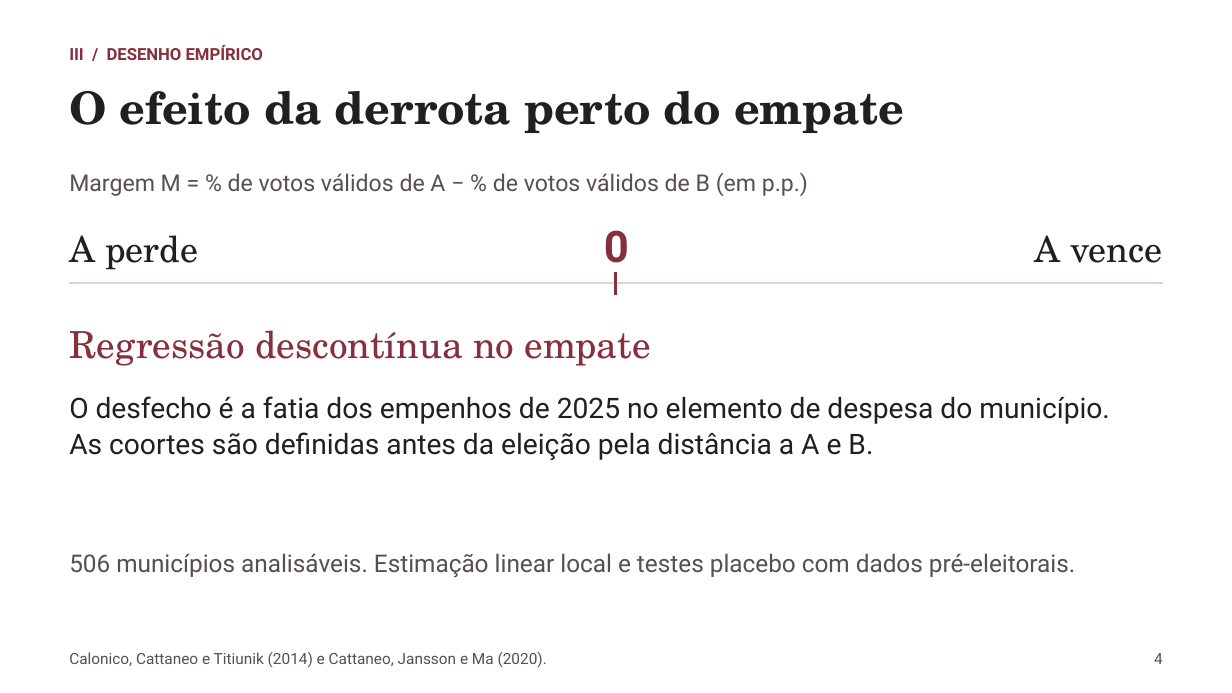
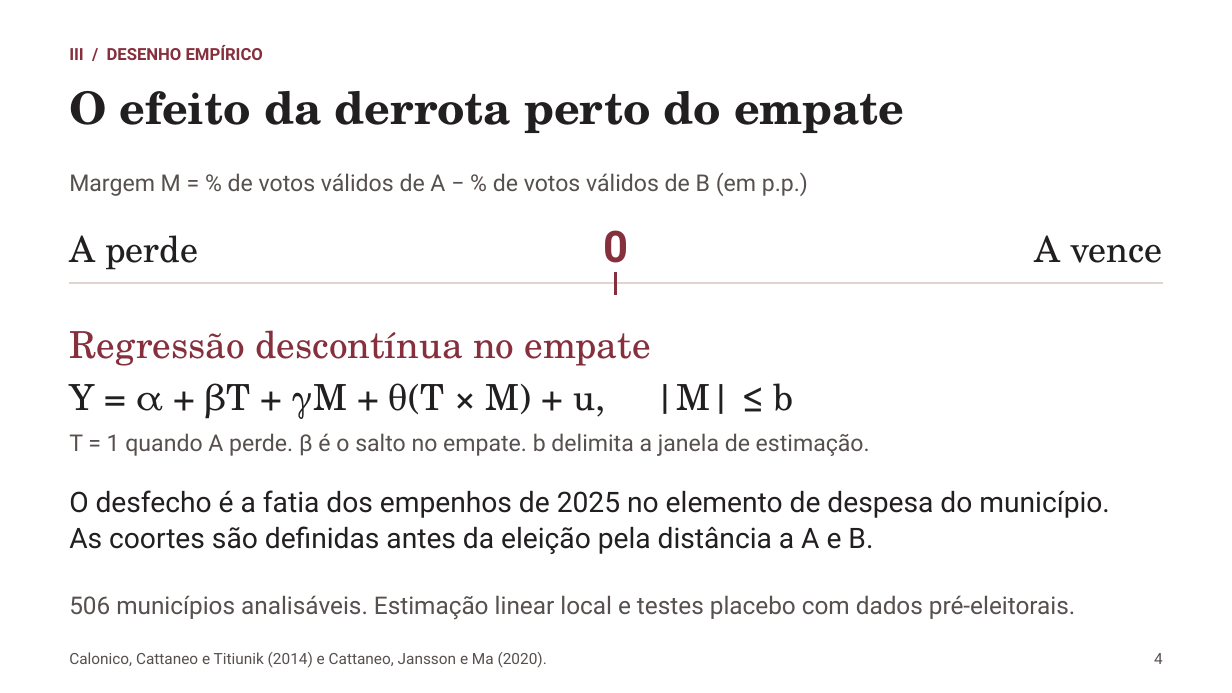
Before and after one commit to rafaelt0/redes-empresariais-alternancia-politica, a slide deck: slide 4 of output/deck.pptx. Drawn at 1232x693 pixels with LibreOffice and Linux fonts; fonts in the diff are those of the drawing. Boxes give left, top, right and bottom in pixels: in the first picture for what was removed or moved away, otherwise in the second. Text is boxed around its words. In the diff, an @@ line names an element or a change of style, - is before the commit and + after.

Commit message:
feat: explicitar equação do desenho empírico nos slides

```diff
--- a/output/deck.pptx
+++ b/output/deck.pptx
@@ text added at [69, 383, 794, 419], 28 pt, text #221F20 @@
+Y = α + βT + γM + θ(T × M) + u, |M| ≤ b
@@ text added at [69, 433, 870, 456], 18 pt, text #56504E @@
+T = 1 quando A perde. β é o salto no empate. b delimita a janela de estimação.
@@ text "O desfecho é a fatia ...": place and size @@
-text "O desfecho é a fatia ..." at [69, 396, 1110, 460]
+text "O desfecho é a fatia ..." at [69, 490, 1110, 554]
@@ text "506 municípios analisáveis. Estimação linear ...": place and size @@
-text "506 municípios analisáveis. Estimação linear ..." at [69, 553, 1075, 578]
+text "506 municípios analisáveis. Estimação linear ..." at [69, 595, 1075, 620]
```
Also in this commit, not shown: 2 other files.
